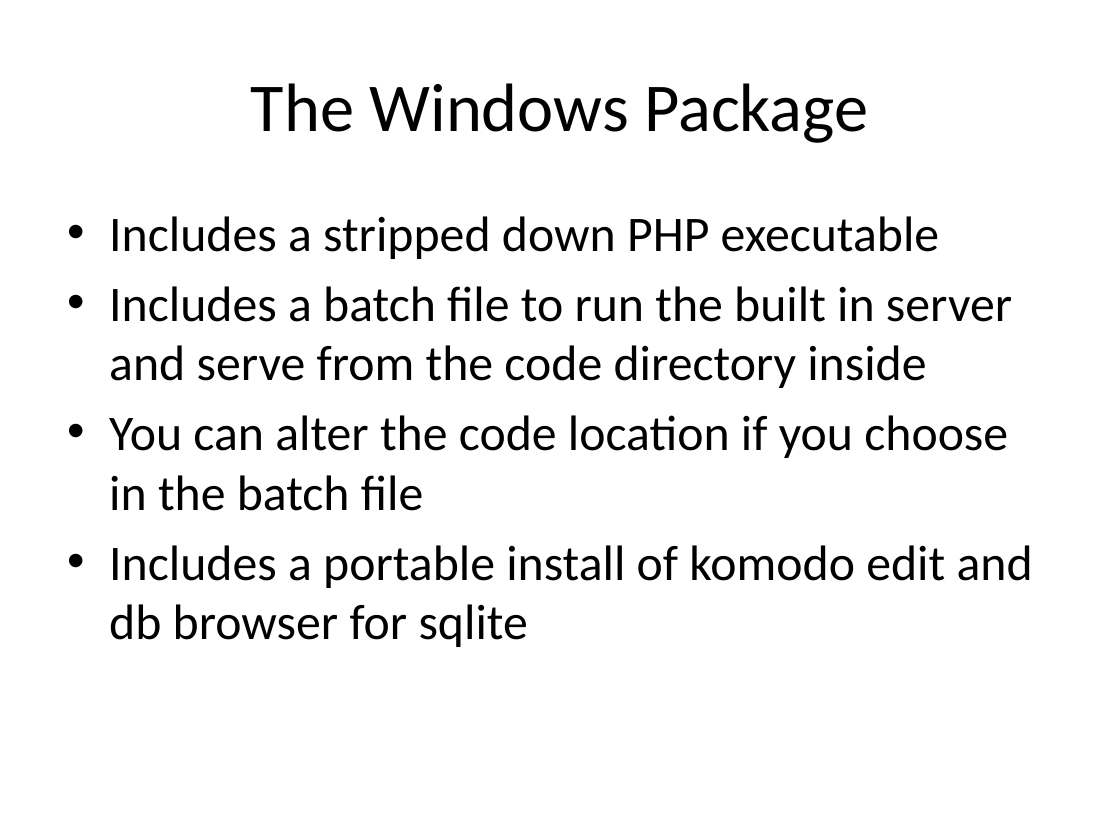
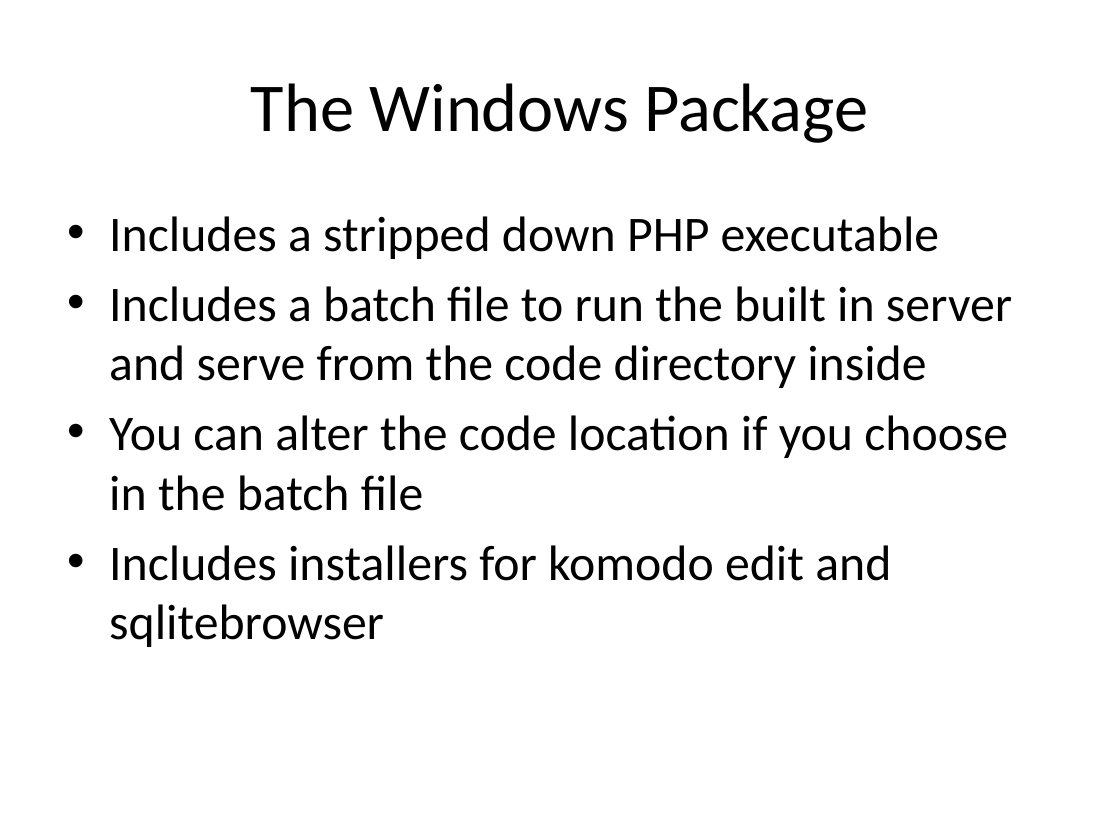
Before and after one commit to PHPEmbark/curriculum, a slide deck: slide 10 of course/0 - Setup/Setup.pptx (slide 8 before the commit). Drawn at 1120x840 pixels with LibreOffice and Linux fonts; fonts in the diff are those of the drawing. Boxes give left, top, right and bottom in pixels: in the first picture for what was removed or moved away, otherwise in the second. Text is boxed around its words. In the diff, an @@ line names an element or a change of style, - is before the commit and + after.

```diff
--- a/course/0 - Setup/Setup.pptx
+++ b/course/0 - Setup/Setup.pptx
@@ text at [109,545,891,647]: text changed @@
-• Includes a portable install of komodo edit and db browser for sqlite
+• Includes installers for komodo edit and sqlitebrowser
```
Also in this commit, not shown: 6 other slides changed, 6 slides added, 2 slides removed, 2 other files.
